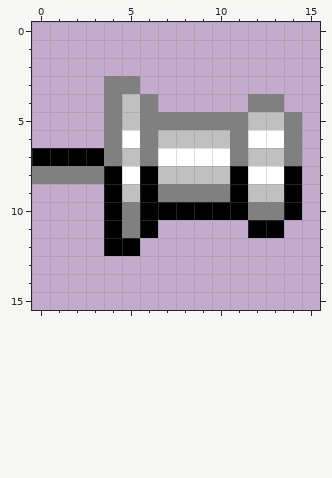
A pixel-art sprite gets an edit: images/misc/sticky.png. The picture above is the old version.
The file is 16x16 pixels. Colours within 5 levels of each other are drawn and written as one.
And afterwards:
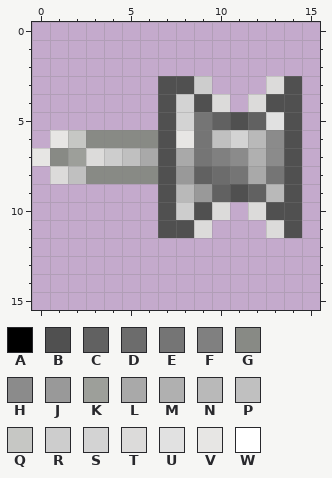
Palette (. is transparent): A #000000  B #505050  C #616161  D #6c6c6c  E #757575  F #808080  G #888a85  H #8b8b8b  J #999999  K #9d9f9a  L #a9a9a9  M #b0b0b0  N #b9b9b9  P #c0c0c0  Q #c6c7c4  R #cdcdcd  S #d3d3d3  T #dcdbda  U #e1e1e1  V #e7e6e4  W #ffffff
The exact change:
Changed rows in their new state; - is an unchanged pixel.
first column x 0:
 3 ----..-BBR---TB
 4 ----...BSBT-TBB
 5 ----...BSECBCUB
 6 -VQGGGGBVE-SNHB
 7 VGKTR-LBLEFHMHB
 8 .TPGGGGBJCDELEB
 9 ----...BNJCBCNB
10 ----...BRBT.TBB
11 ----...BBT--.TB
12 ----..---------
